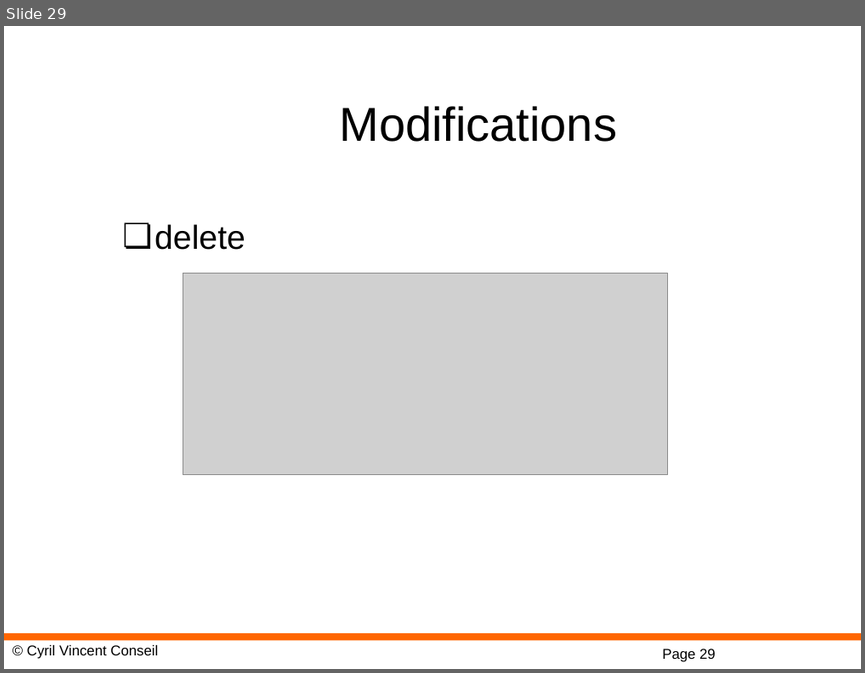
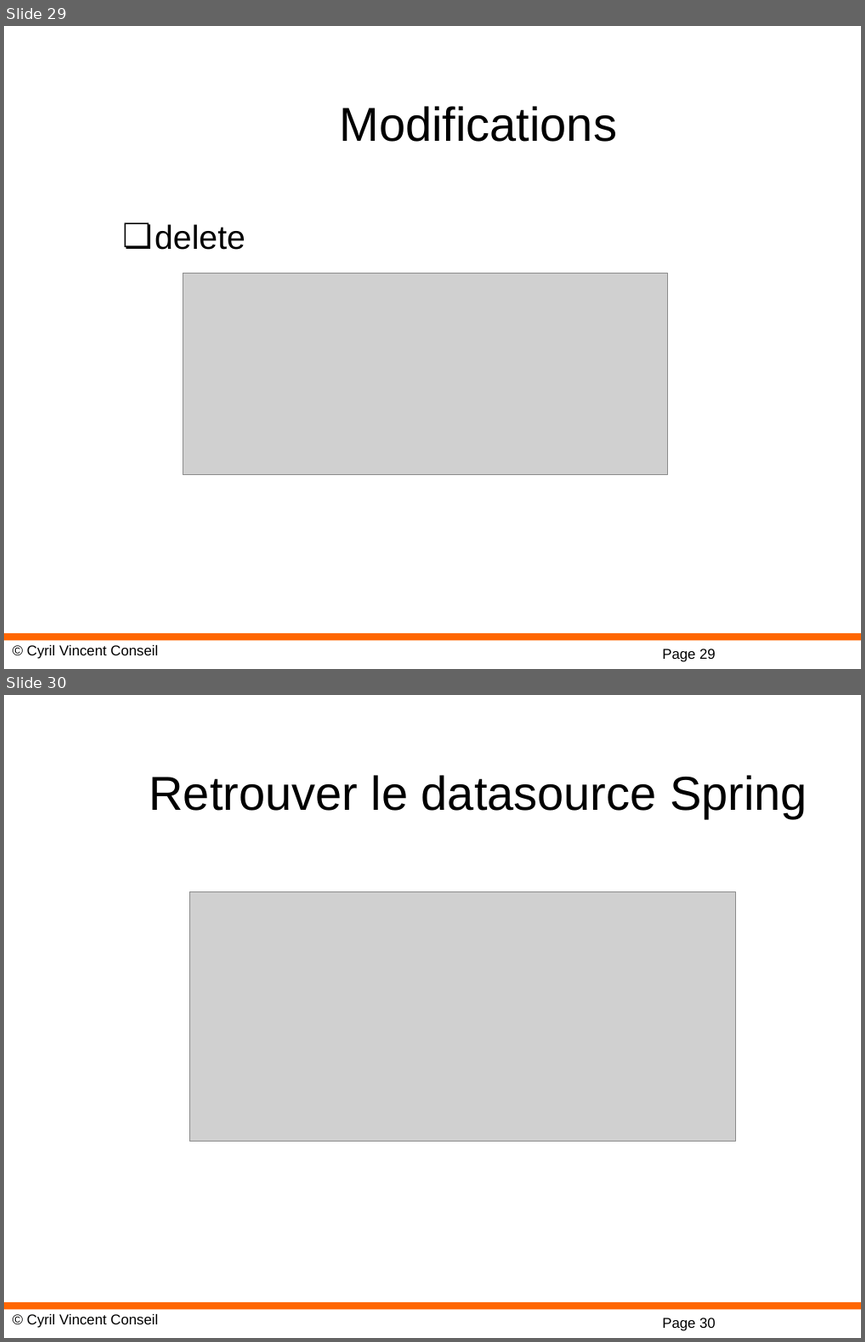
Before and after one commit to cyrilvincent/spring, a slide deck: ppt/07-SpringJPASQL.pptx. Shown one above the other, each under a label of ours: slide 29 before the commit, slides 29 and 30 after it. The pictures are 865x673 and 865x1342 pixels, drawn with LibreOffice and Linux fonts; fonts in the diff are those of the drawing; grey boxes stand for pictures; background and template pictures are left out. Boxes give left, top, right and bottom in pixels: in the first picture for what was removed or moved away, otherwise in the second. Text is boxed around its words. In the diff, an @@ line names an element or a change of style, - is before the commit and + after.

```diff
--- a/ppt/07-SpringJPASQL.pptx
+++ b/ppt/07-SpringJPASQL.pptx
@@ slide 30 added at [4, 695, 861, 1338], background #FFFFFF; not listed: 3 template elements that a slide beside it also shows @@
@@ title added at [149, 775, 807, 818], 40 pt, text #000000 @@
+Retrouver le datasource Spring
@@ picture added at [190, 892, 736, 1140] @@
```
Also in this commit, not shown: 2 other slides added, 6 other files.
